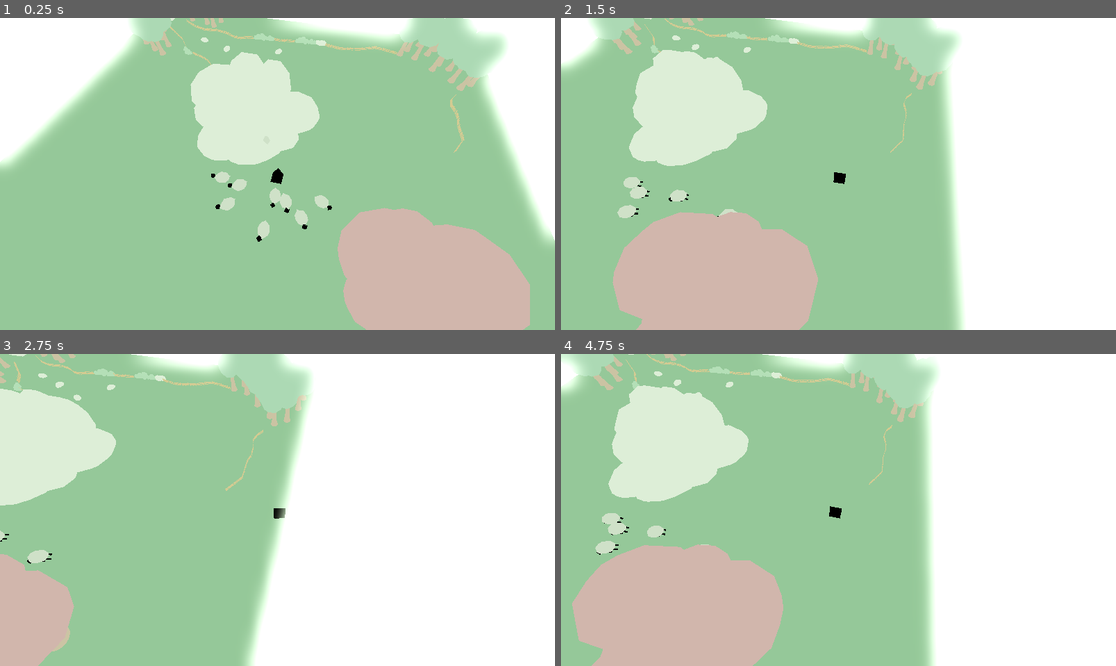
Above: before the commit, frames 1-4 (two rows, left to right).
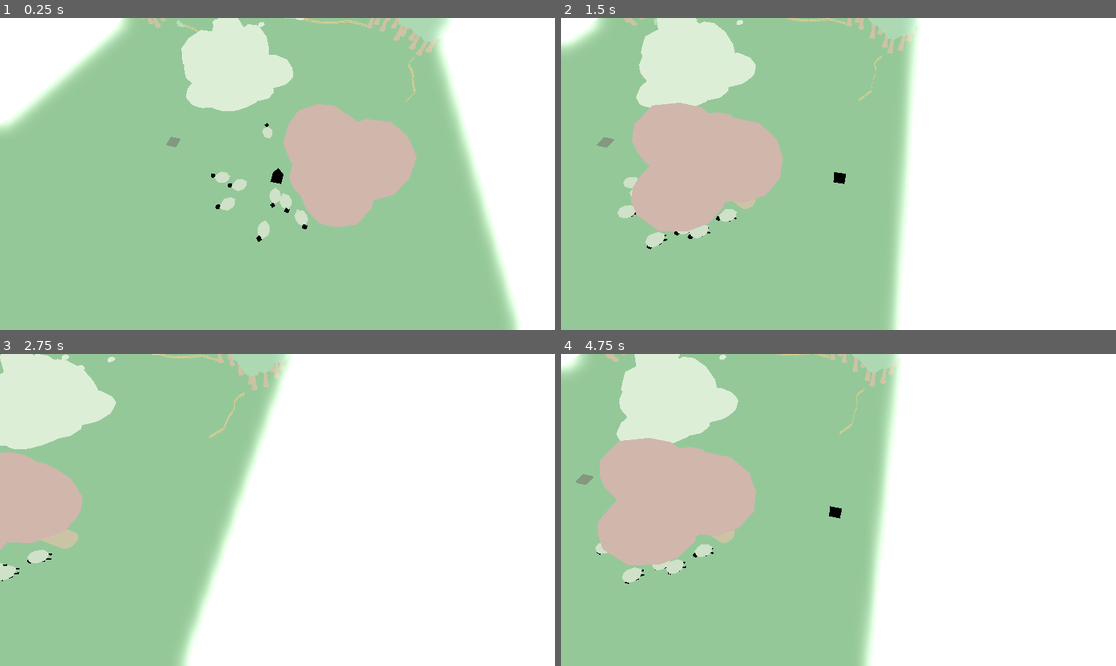
Above: after the commit, the same moments.

Repository: thygrrr/minijam-2023-11
Game: Godot game, scene res://game-moritz.tscn
Two runs of this game, one before a commit and one after it. Both use one fixed random seed, a clock stepped at 60 frames per second and the inputs below. This scene is started directly instead of the project's main scene.
Inputs (mouse positions are in pixels of both pictures, inside the frame that each line leads up to):
- Up to frame 1 (0.25 s): no input
- Up to frame 2 (1.5 s): tap Enter at 0.5 s; move the mouse to (960, 158) at 0.52 s; hold D (right) 0.53-1.25 s; tap O at 0.6 s; click (960, 158) at 0.67 s; drag from (727, 189) to (810, 236) at 1.27 s
- Up to frame 3 (2.75 s): move the mouse to (333, 441) at 2.02 s; hold D (right) from 2.03 s (still down); tap O at 2.1 s
- Up to frame 4 (4.75 s): release D (right) at 2.75 s; drag from (810, 572) to (672, 463) at 2.77 s; move the mouse to (1005, 556) at 3.52 s; hold A (left) 3.53-4.25 s; tap O at 3.6 s; drag from (672, 463) to (755, 432) at 4.27 s

The runs differ from the first frame. In frame 1, 37% of the frame differs, in the area x 0-100%, y 0-100%; in frame 2, 35%; in frame 3, 23%; in frame 4, 35%.

Commit message:
level wait

Diff:
--- /dev/null
+++ b/actors/M_Sheep_Black.tres
@@ -0,0 +1,7 @@
+[gd_resource type="StandardMaterial3D" format=3 uid="uid://cd5u5tdpcw1jm"]
+
+[resource]
+resource_name = "M_Sheep_Black"
+cull_mode = 2
+vertex_color_use_as_albedo = true
+albedo_color = Color(0, 0, 0, 1)
--- /dev/null
+++ b/actors/M_Sheep_White.tres
@@ -0,0 +1,7 @@
+[gd_resource type="StandardMaterial3D" format=3 uid="uid://bgreqq2go1v20"]
+
+[resource]
+resource_name = "M_Sheep_White"
+cull_mode = 2
+vertex_color_use_as_albedo = true
+albedo_color = Color(0.906332, 0.906332, 0.906332, 1)
--- /dev/null
+++ b/actors/mirror_shard.tscn
@@ -0,0 +1,9 @@
+[gd_scene load_steps=2 format=3 uid="uid://cnhemlnl8brbi"]
+
+[ext_resource type="Script" path="res://code/Mirror.gd" id="1_0oiuq"]
+
+[node name="Mirror Shard" type="Node3D"]
+script = ExtResource("1_0oiuq")
+
+[node name="CSGPolygon3D" type="CSGPolygon3D" parent="."]
+transform = Transform3D(1, 0, 0, 0, -4.37114e-08, 1, 0, -1, -4.37114e-08, 0, 0.2, 0)
--- /dev/null
+++ b/code/Mirror.gd
@@ -0,0 +1 @@
+extends Node3D
--- a/game-moritz.tscn
+++ b/game-moritz.tscn
@@ -1,9 +1,11 @@
-[gd_scene load_steps=7 format=3 uid="uid://c1kt1c3tyusfa"]
+[gd_scene load_steps=9 format=3 uid="uid://c1kt1c3tyusfa"]
 
 [ext_resource type="PackedScene" uid="uid://dyr8nglk68a6w" path="res://Environment/Level_WIP.glb" id="1_5n6r3"]
 [ext_resource type="PackedScene" uid="uid://c2pjx8xhnvbdk" path="res://actors/dog.tscn" id="2_fpidm"]
 [ext_resource type="PackedScene" uid="uid://cf1r412lc4j4y" path="res://actors/sheep.tscn" id="3_oh5l8"]
 [ext_resource type="Environment" uid="uid://bo40d8jk3a2il" path="res://Environment/rendering-environment.tres" id="4_ejhdb"]
+[ext_resource type="PackedScene" uid="uid://cnhemlnl8brbi" path="res://actors/mirror_shard.tscn" id="5_0ukko"]
+[ext_resource type="Script" path="res://code/Mirror.gd" id="6_fms3m"]
 
 [sub_resource type="WorldBoundaryShape3D" id="WorldBoundaryShape3D_yqd1x"]
 
@@ -15,12 +17,13 @@
 [node name="game" type="Node3D"]
 
 [node name="Level_WIP" parent="." instance=ExtResource("1_5n6r3")]
-transform = Transform3D(0.5, 0, 0, 0, 0.5, 0, 0, 0, 0.5, 0, 0, 0)
+transform = Transform3D(0.5, 0, 0, 0, 0.5, 0, 0, 0, 0.5, -4.23032, 0, -6.37083)
 
 [node name="Dog + Camera Scene" parent="." instance=ExtResource("2_fpidm")]
 transform = Transform3D(1, 0, 0, 0, 1, 0, 0, 0, 1, 1.93852, 1, 3.313)
 
 [node name="Sheep" parent="." instance=ExtResource("3_oh5l8")]
+transform = Transform3D(1, 0, 0, 0, 1, 0, 0, 0, 1, -0.0642091, -2.38419e-07, -0.933392)
 
 [node name="Ground" type="StaticBody3D" parent="."]
 
@@ -60,3 +63,7 @@
 
 [node name="Sheep9" parent="." instance=ExtResource("3_oh5l8")]
 transform = Transform3D(1, 0, 0, 0, 1, 0, 0, 0, 1, -1.15712, 0, 6.69536)
+
+[node name="Mirror Shard" parent="." instance=ExtResource("5_0ukko")]
+transform = Transform3D(1, 0, 0, 0, 1, 0, 0, 0, 1, -9.99392, 0, 1.96894)
+script = ExtResource("6_fms3m")
Not shown, changed: actors/SM_Sheep.glb.import
